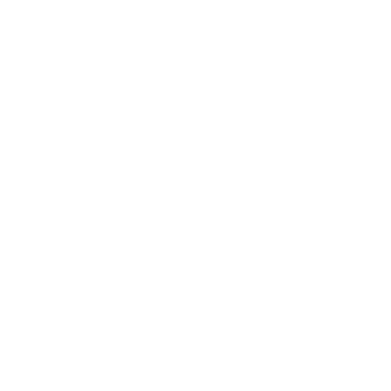
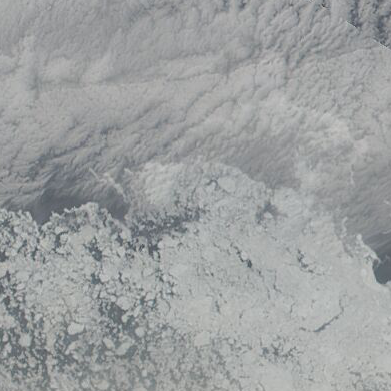
Layered file, before and after one edit (w=391, h=391). Changes by layer:
added layer "389_laptev_sea_100km_20210807.aqua.truecolor.250m" above "landfast ice" over [0, 0, 391, 391]
